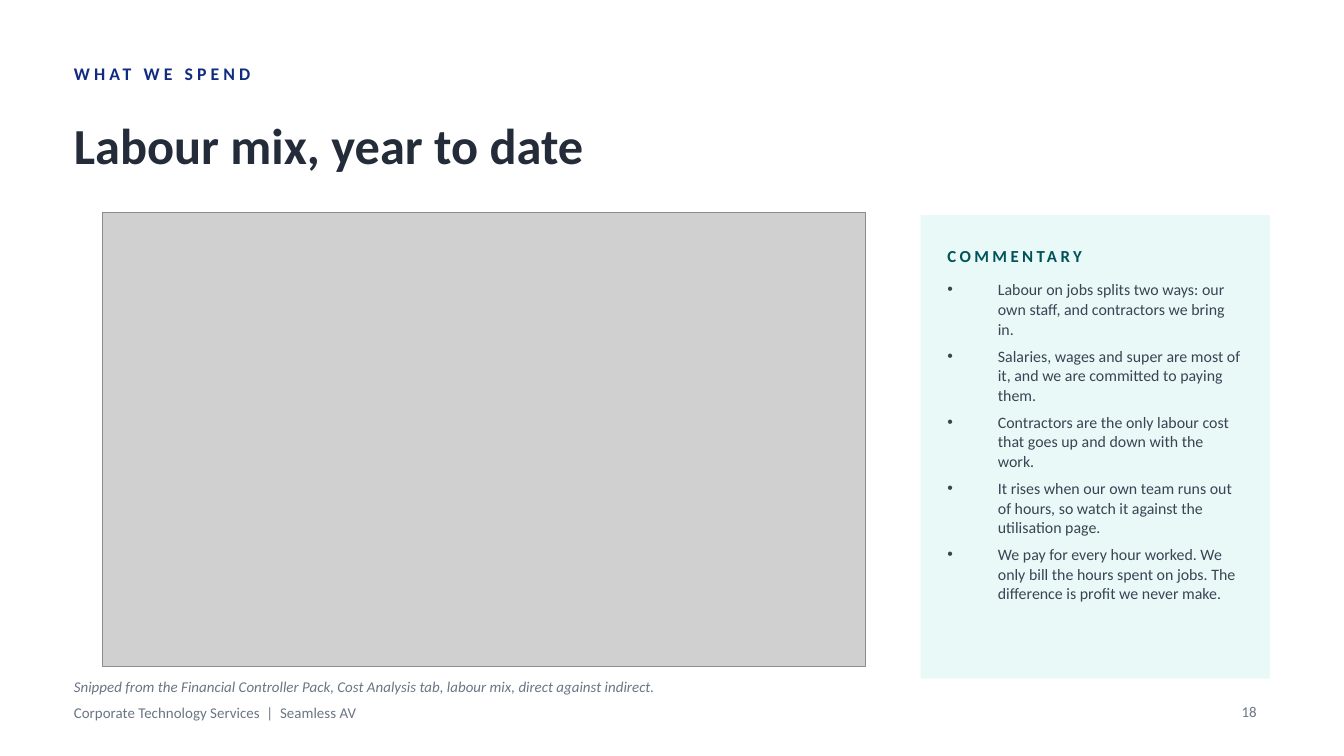
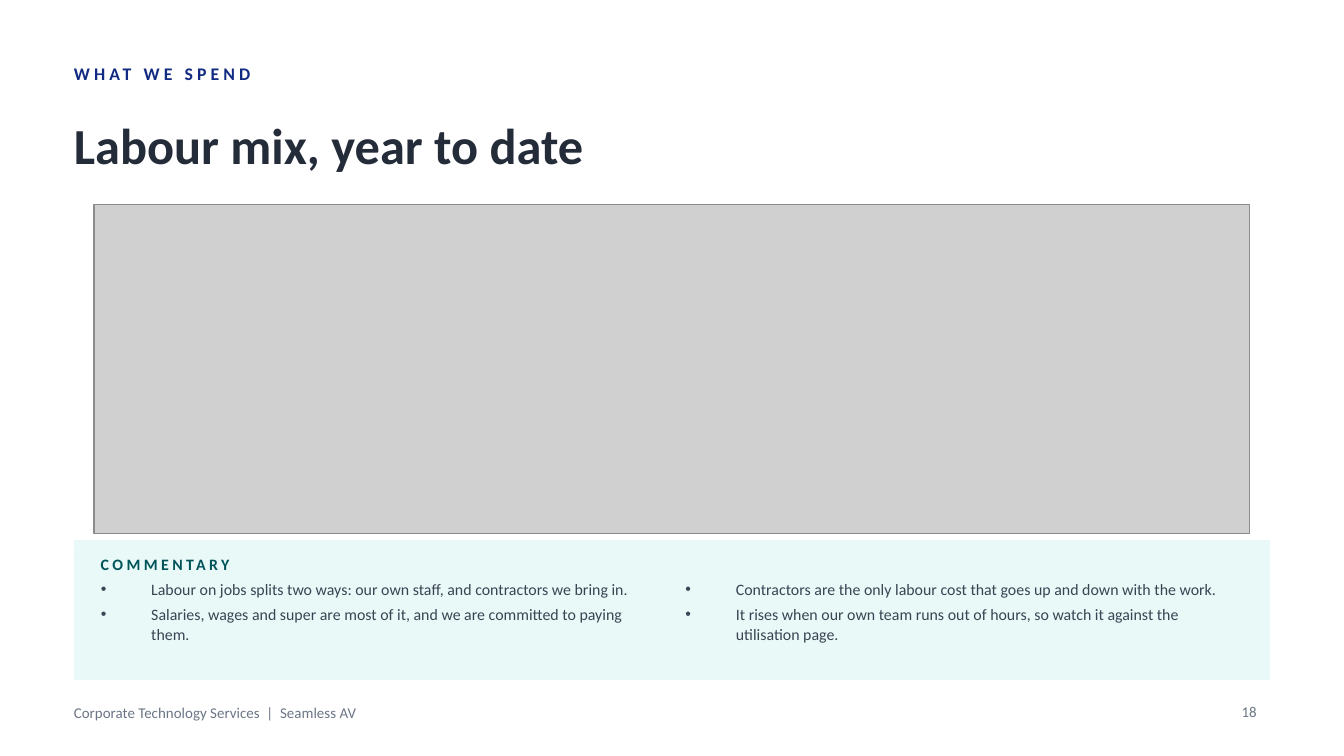
Before and after one commit to WesleyNelson-O33/Claude, a slide deck: slide 18 of deck/CTS Monthly Business Review - September 2026.pptx. Drawn at 1344x756 pixels with LibreOffice and Linux fonts; fonts in the diff are those of the drawing; grey boxes stand for pictures. Boxes give left, top, right and bottom in pixels: in the first picture for what was removed or moved away, otherwise in the second. Text is boxed around its words. In the diff, an @@ line names an element or a change of style, - is before the commit and + after.

```diff
--- a/deck/CTS Monthly Business Review - September 2026.pptx
+++ b/deck/CTS Monthly Business Review - September 2026.pptx
@@ picture: place and size @@
-picture at [102, 212, 866, 667]
+picture at [94, 204, 1250, 534]
@@ text at [998, 417, 1235, 602]: paragraphs removed @@
-• Contractors are the only labour cost that goes up and down with the work.
-• It rises when our own team runs out of hours, so watch it against the utilisation page.
-• We pay for every hour worked. We only bill the hours spent on jobs. The difference is profit we never make.
@@ text "Snipped from the Financial Controller ..." rewrapped from [74, 681, 655, 695] to [74, 559, 235, 563] @@
@@ rectangle: place and size @@
-rectangle at [921, 215, 1270, 679]
+rectangle at [74, 540, 1270, 680]
@@ text "COMMENTARY": place and size @@
-text "COMMENTARY" at [948, 239, 1243, 273]
+text "COMMENTARY" at [101, 552, 504, 577]
@@ text "COMMENTARY" at [101, 552, 504, 577]: size 9 to 8.5 pt @@
@@ text "Labour on jobs splits two ...": place and size @@
-text "Labour on jobs splits two ..." at [998, 284, 1240, 602]
+text "Labour on jobs splits two ..." at [151, 584, 628, 640]
@@ text "Labour on jobs splits two ..." at [151, 584, 628, 640]: less space between paragraphs @@
@@ text added at [736, 584, 1216, 643], 8.5 pt, text #3A4453 @@
+• Contractors are the only labour cost that goes up and down with the work.
+• It rises when our own team runs out of hours, so watch it against the utilisation page.
```
Also in this commit, not shown: 9 other slides changed, 8 other files.
